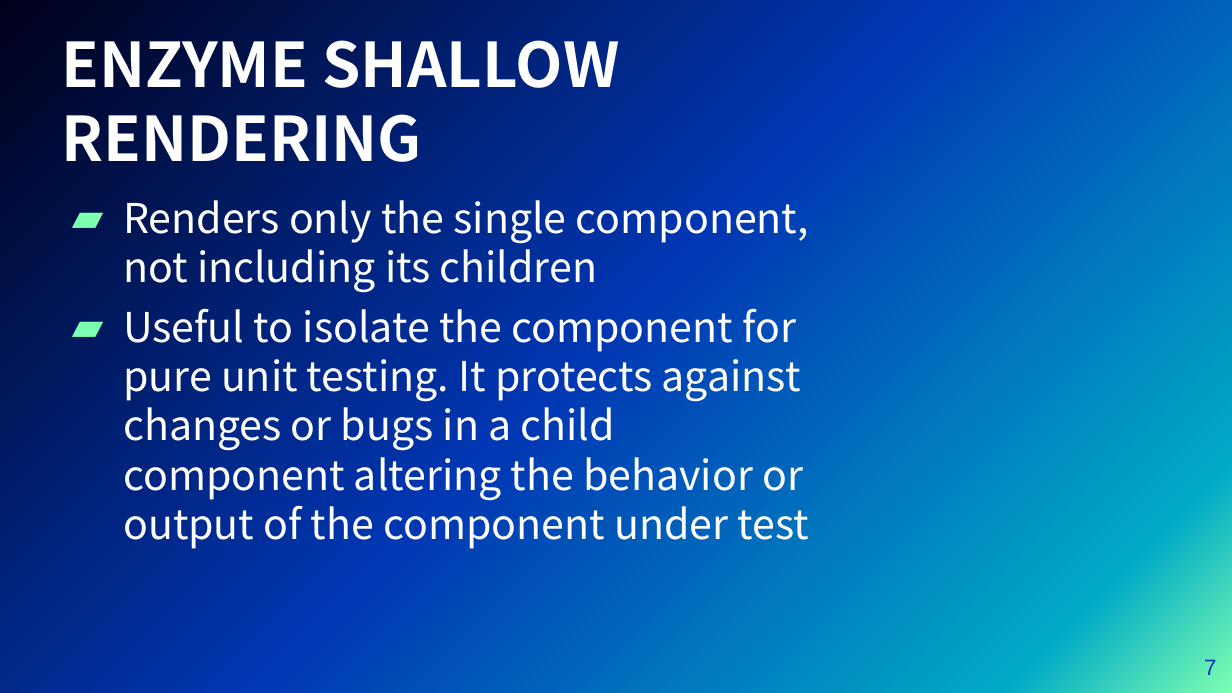
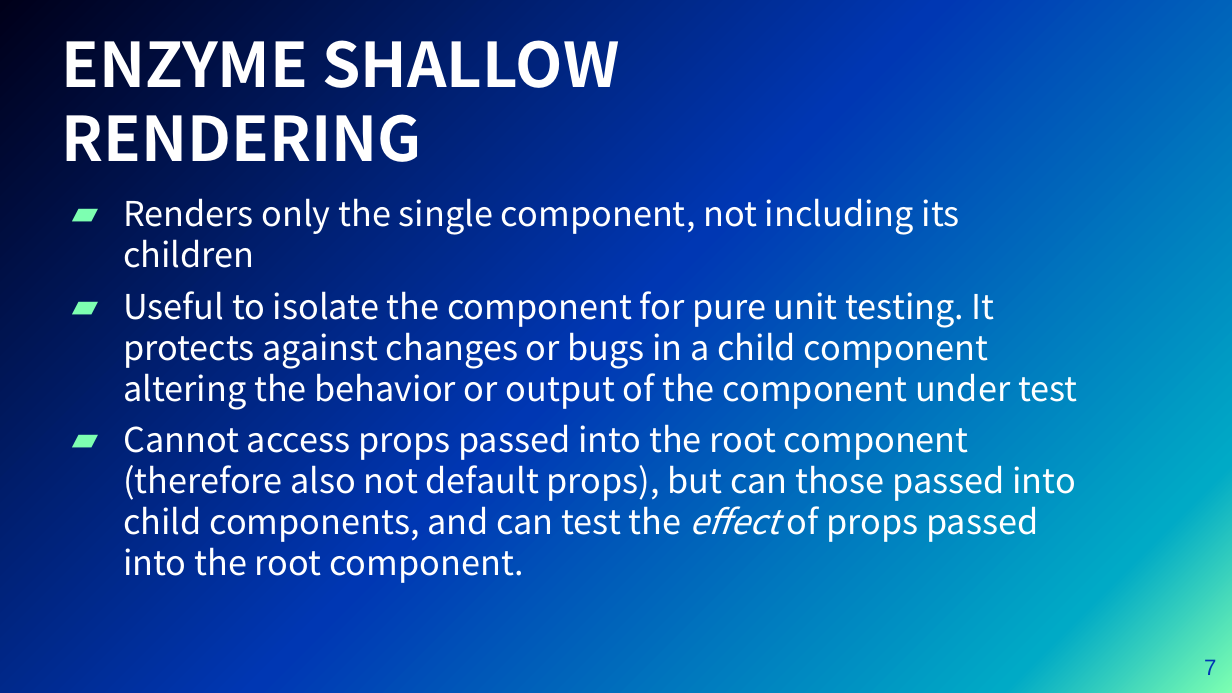
Before and after one commit to meinhh/component-testing-demo, a slide deck: slide 7 of presentation.pptx. Drawn at 1232x693 pixels with LibreOffice and Linux fonts; fonts in the diff are those of the drawing; background and template pictures are left out. Boxes give left, top, right and bottom in pixels: in the first picture for what was removed or moved away, otherwise in the second. Text is boxed around its words. In the diff, an @@ line names an element or a change of style, - is before the commit and + after.

```diff
--- a/presentation.pptx
+++ b/presentation.pptx
@@ text at (x1=123, y1=198, x2=1078, y2=410): size 24 to 20 pt in "Renders only the single component, not including ...", "Useful to isolate the component for pure ..." @@
@@ text at (x1=123, y1=424, x2=1075, y2=583): paragraph added @@
+▰ Cannot access props passed into the root component (therefore also not default props), but can those passed into child components, and can test the effect of props passed into the root component.
```
Also in this commit, not shown: 2 other slides changed.
